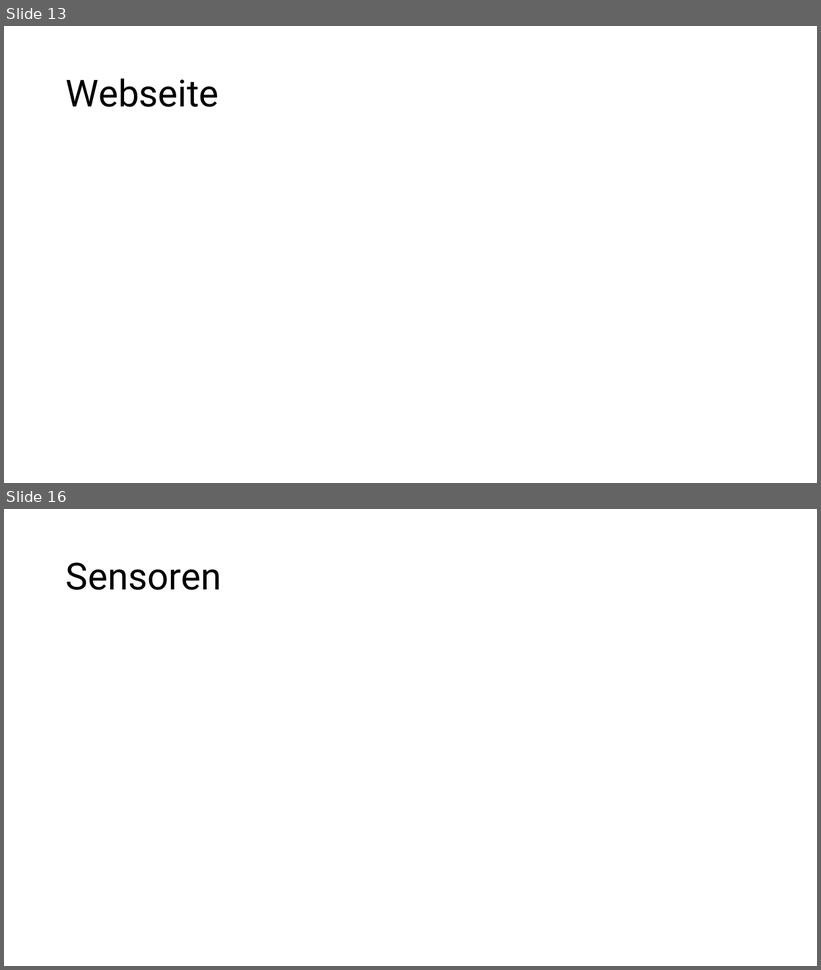
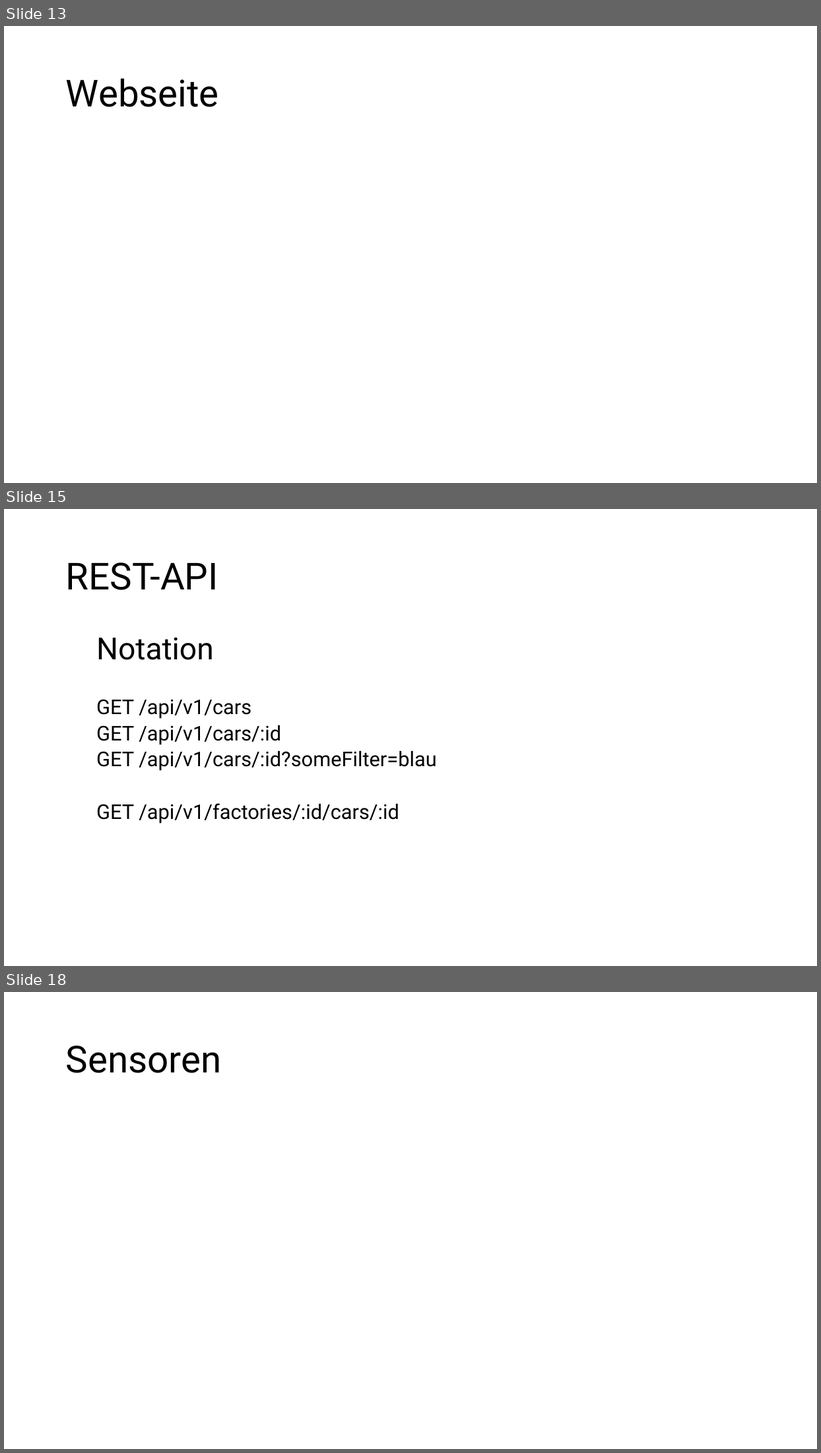
Before and after one commit to jannis1602/SmartAlarmClock, a slide deck: planung/Fachgespraech.pptx. Shown one above the other, each under a label of ours: slides 13 and 16 before the commit, slides 13, 15 and 18 after it; the slides between them are not shown. The pictures are 821x970 and 821x1453 pixels, drawn with LibreOffice and Linux fonts; fonts in the diff are those of the drawing. Boxes give left, top, right and bottom in pixels: in the first picture for what was removed or moved away, otherwise in the second. Text is boxed around its words. In the diff, an @@ line names an element or a change of style, - is before the commit and + after.

Commit message:
added rest api openapi definition

```diff
--- a/planung/Fachgespraech.pptx
+++ b/planung/Fachgespraech.pptx
@@ slide 15 added at box(4, 509, 817, 966), background #FFFFFF @@
@@ title added at box(66, 562, 218, 590), 44 pt, text #000000 @@
+REST-API
@@ text added at box(96, 637, 436, 824), 24 pt, text #000000 @@
+  Notation
+  GET /api/v1/cars
+  GET /api/v1/cars/:id
+  GET /api/v1/cars/:id?someFilter=blau
+  GET /api/v1/factories/:id/cars/:id
@@ what was slide 16 is now slide 18 @@
```
Also in this commit, not shown: 1 slide changed, 2 other slides added, 1 slide removed, 2 other files.
